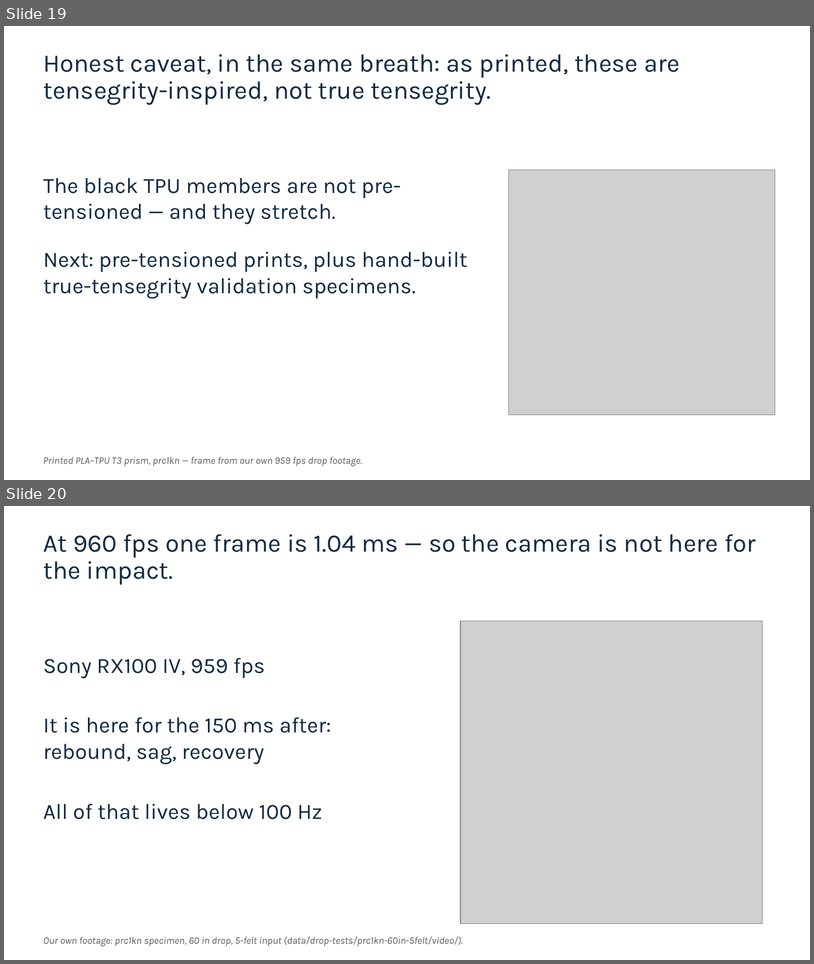
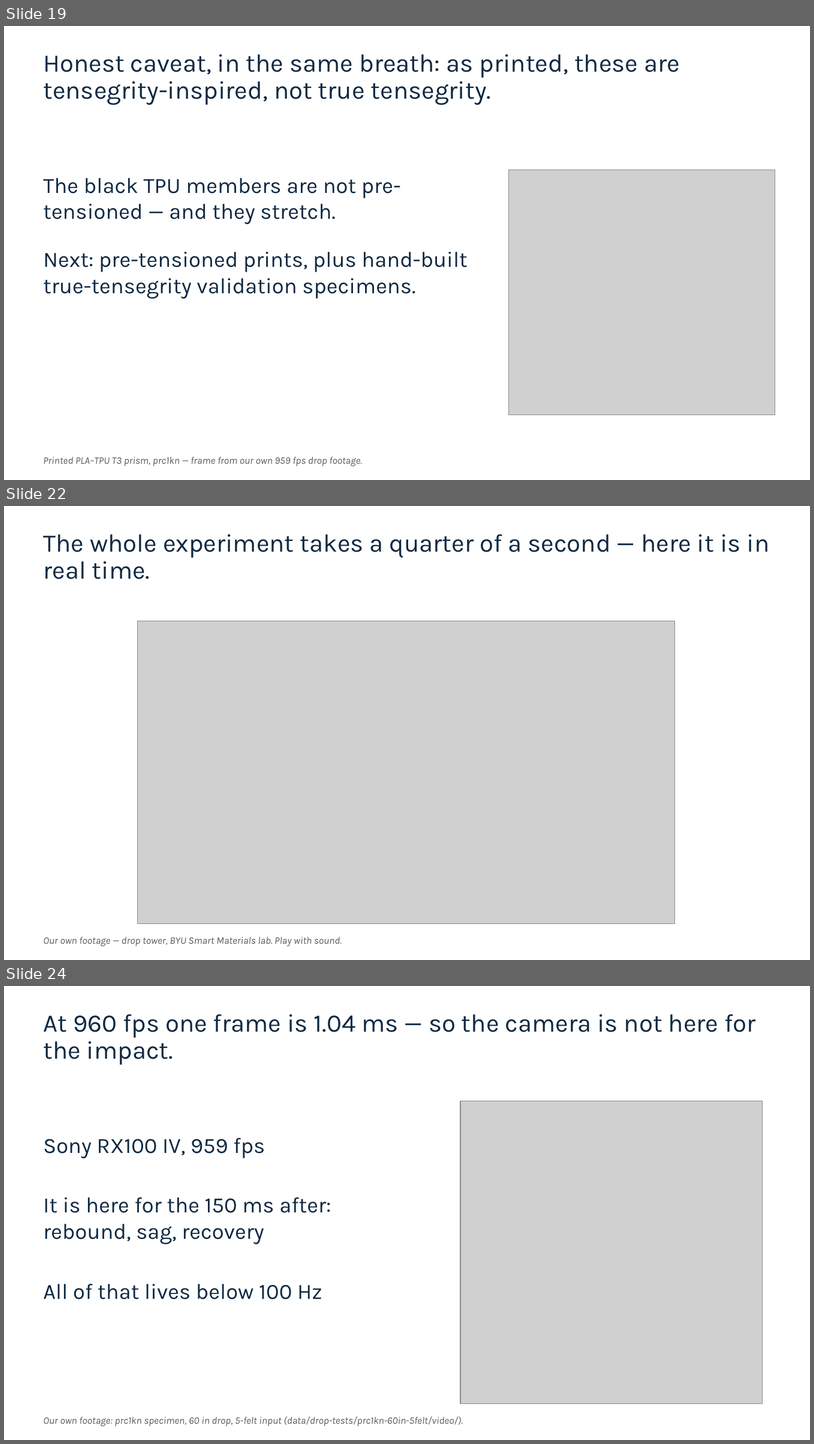
Before and after one commit to vertical-cloud-lab/tensegrity-optimization, a slide deck: presentation/Slide Decks/IDETC Supplement Slides (BO block + gap + video + accel).pptx. Shown one above the other, each under a label of ours: slides 19 and 20 before the commit, slides 19, 22 and 24 after it; the slides between them are not shown. The pictures are 814x964 and 814x1444 pixels, drawn with LibreOffice and Linux fonts; fonts in the diff are those of the drawing; grey boxes stand for pictures. Boxes give left, top, right and bottom in pixels: in the first picture for what was removed or moved away, otherwise in the second. Text is boxed around its words. In the diff, an @@ line names an element or a change of style, - is before the commit and + after.

```diff
--- a/presentation/Slide Decks/IDETC Supplement Slides (BO block + gap + video + accel).pptx
+++ b/presentation/Slide Decks/IDETC Supplement Slides (BO block + gap + video + accel).pptx
@@ slide 22 added at box(4, 506, 810, 960), background #FFFFFF @@
@@ title added at box(43, 534, 770, 579), 30 pt, text #0E2841 @@
+The whole experiment takes a quarter of a second — here it is in real time.
@@ picture added at box(138, 621, 675, 924) @@
@@ text added at box(43, 936, 342, 946), 12 pt, text #595959, italic @@
+Our own footage — drop tower, BYU Smart Materials lab. Play with sound.
@@ what was slide 20 is now slide 24 @@
```
Also in this commit, not shown: 2 slides changed, 9 other slides added, 55 other files.
